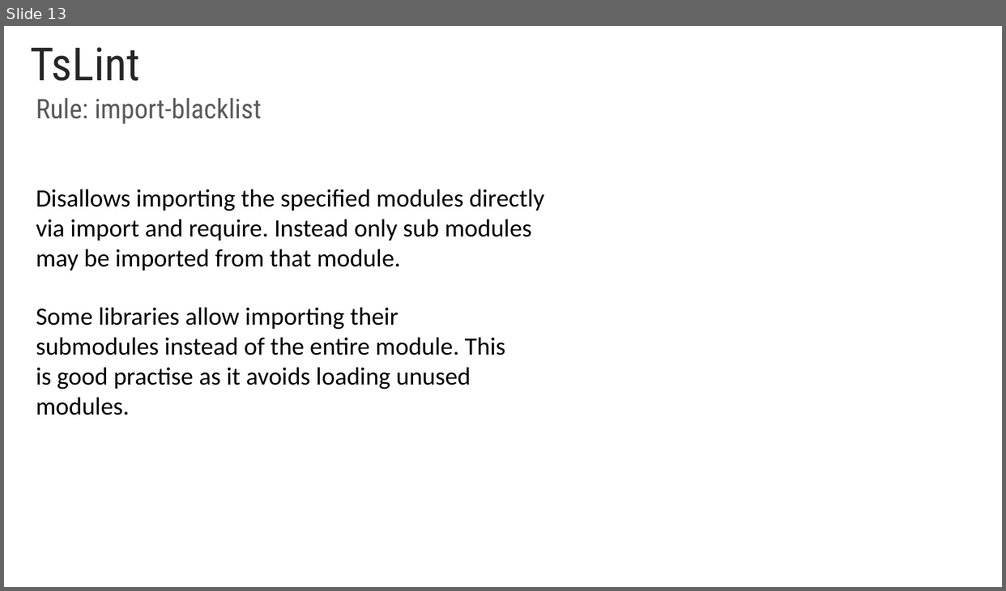
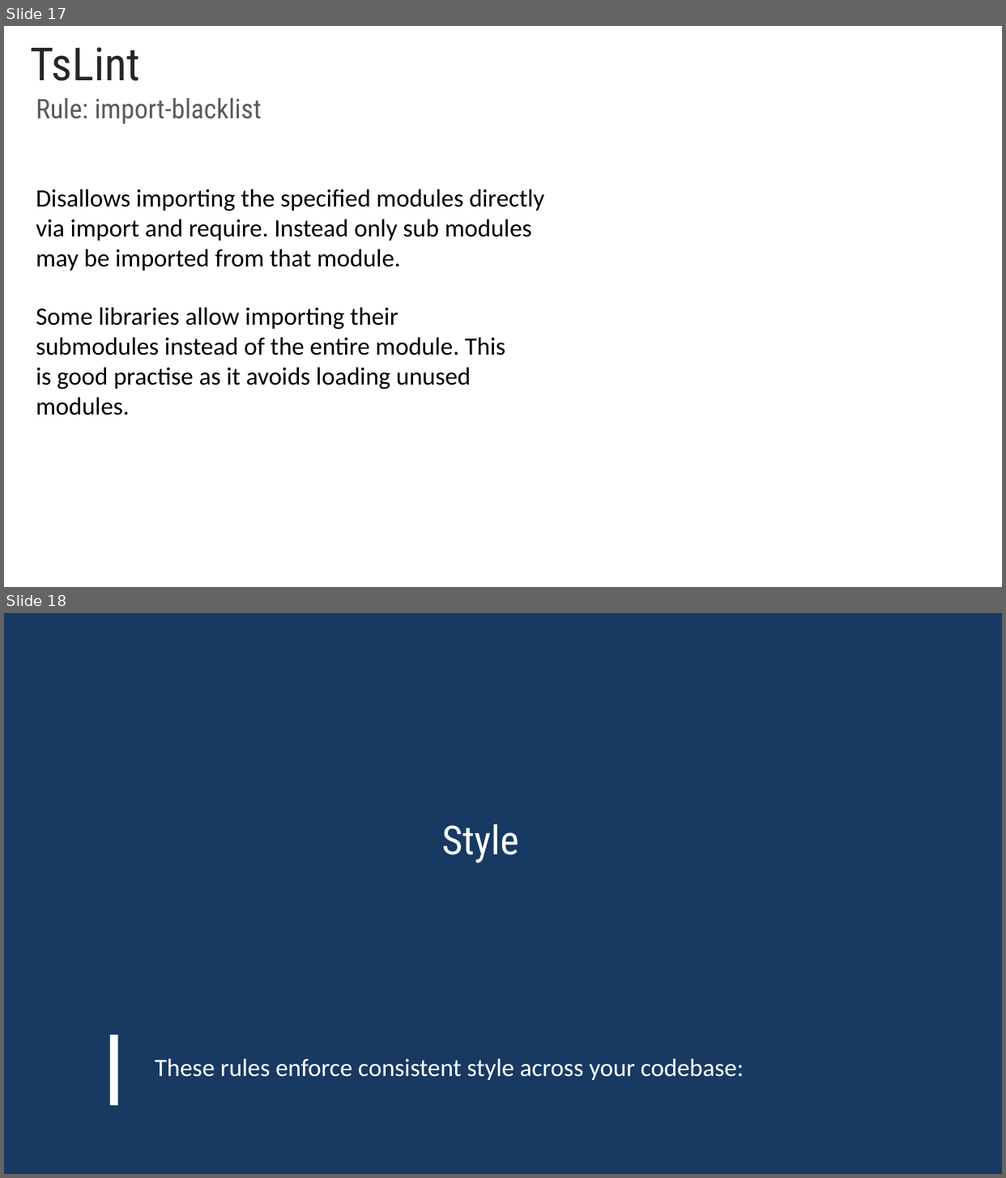
Before and after one commit to rached193/AngularWorkshop-20181116, a slide deck: 01_best_practices/01_best_practices.pptx. Shown one above the other, each under a label of ours: slide 13 before the commit, slides 17 and 18 after it. The pictures are 1006x591 and 1006x1178 pixels, drawn with LibreOffice and Linux fonts; fonts in the diff are those of the drawing; background and template pictures are left out. Boxes give left, top, right and bottom in pixels: in the first picture for what was removed or moved away, otherwise in the second. Text is boxed around its words. In the diff, an @@ line names an element or a change of style, - is before the commit and + after.

```diff
--- a/01_best_practices/01_best_practices.pptx
+++ b/01_best_practices/01_best_practices.pptx
@@ slide 18 added at bbox=[4, 613, 1002, 1174], background #173962 @@
@@ title added at bbox=[442, 824, 519, 863], 38.4 pt, text #FFFFFF @@
+Style
@@ rectangle added at bbox=[110, 1035, 117, 1105], fill #FFFFFF @@
@@ text added at bbox=[155, 1059, 744, 1080], 24 pt, text #FFFFFF @@
+These rules enforce consistent style across your codebase:
@@ what was slide 13 is now slide 17 @@
```
Also in this commit, not shown: 7 slides changed, 5 other slides added, 4 slides removed.
